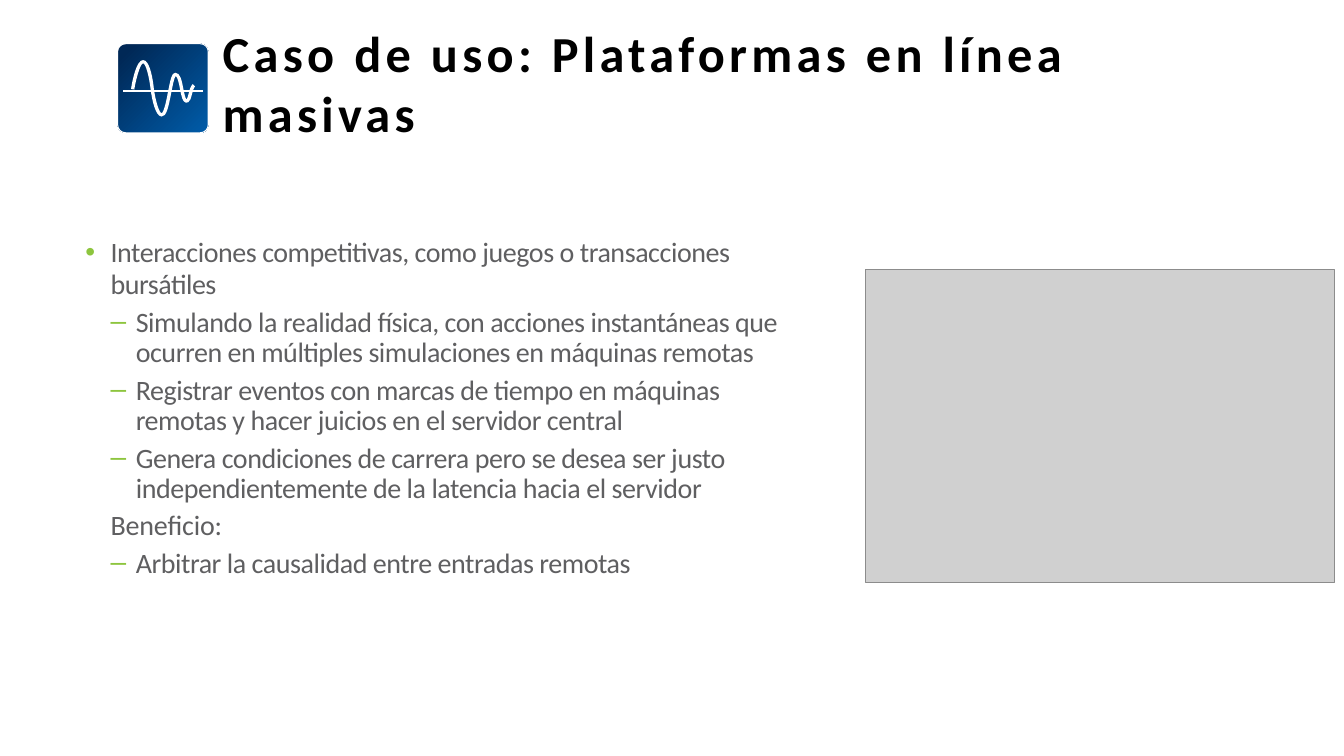
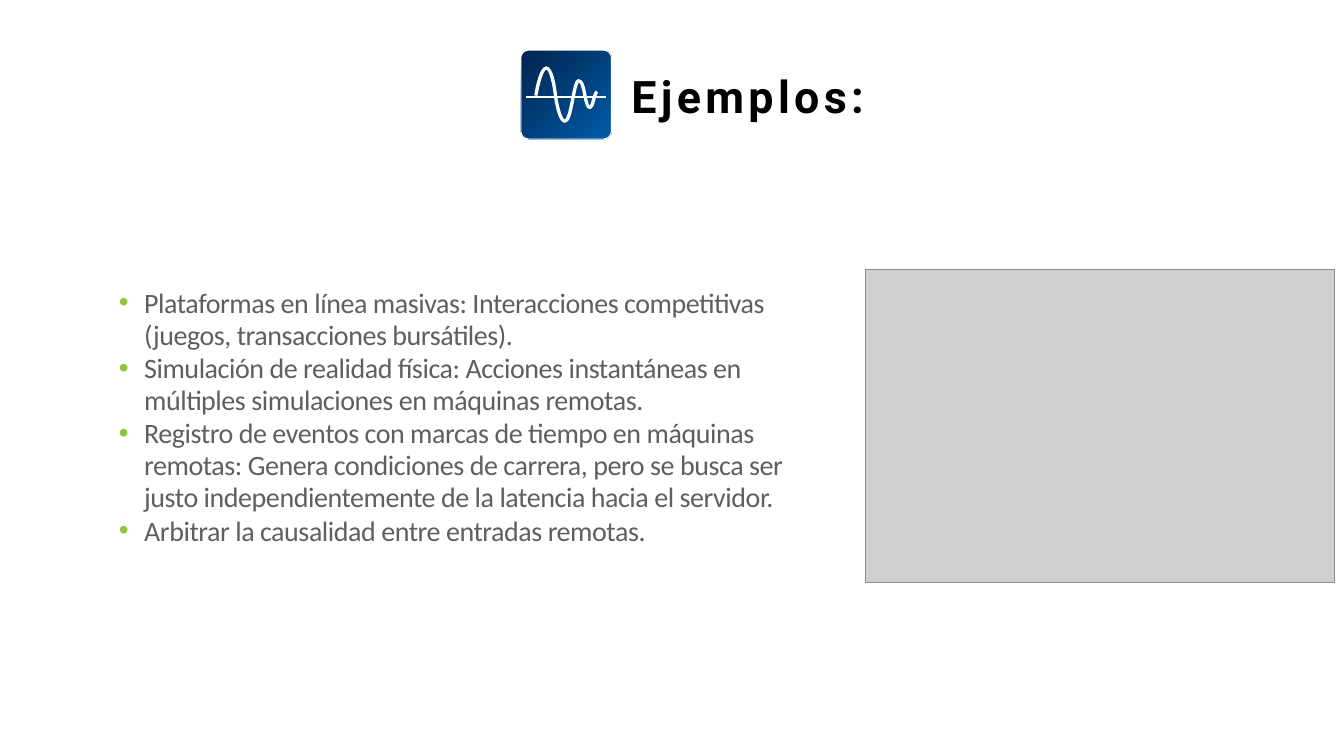
Before and after one commit to SiwaNetwork/QUANTUM, a slide deck: slide 3 of Time-Card/ДОКУМЕНТЫ/МАТЕРИАЛ СТАТЬИ/Синхронизация кейсы на испанском.pptx. Drawn at 1344x756 pixels with LibreOffice and Linux fonts; fonts in the diff are those of the drawing; grey boxes stand for pictures. Boxes give left, top, right and bottom in pixels: in the first picture for what was removed or moved away, otherwise in the second. Text is boxed around its words. In the diff, an @@ line names an element or a change of style, - is before the commit and + after.

```diff
--- a/Time-Card/ДОКУМЕНТЫ/МАТЕРИАЛ СТАТЬИ/Синхронизация кейсы на испанском.pptx
+++ b/Time-Card/ДОКУМЕНТЫ/МАТЕРИАЛ СТАТЬИ/Синхронизация кейсы на испанском.pptx
@@ title at [631,79,863,123]: text changed; size 36 to 32 pt; font Calibri to Roboto @@
-Caso de uso: Plataformas en línea masivas
+Ejemplos:
@@ 3 freeform shapes: place and size @@
-3 freeform shapes at [118,43,209,132]
+3 freeform shapes at [521,50,612,139]
@@ text at [144,293,783,541]: text changed @@
-  • Interacciones competitivas, como juegos o transacciones bursátiles
-  – Simulando la realidad física, con acciones instantáneas que ocurren en múltiples simulaciones en máquinas remotas
-  – Registrar eventos con marcas de tiempo en máquinas remotas y hacer juicios en el servidor central
-  – Genera condiciones de carrera pero se desea ser justo independientemente de la latencia hacia el servidor
-  Beneficio:
-  – Arbitrar la causalidad entre entradas remotas
+  • Plataformas en línea masivas: Interacciones competitivas (juegos, transacciones bursátiles).
+  • Simulación de realidad física: Acciones instantáneas en múltiples simulaciones en máquinas remotas.
+  • Registro de eventos con marcas de tiempo en máquinas remotas: Genera condiciones de carrera, pero se busca ser justo independientemente de la latencia hacia el servidor.
+  • Arbitrar la causalidad entre entradas remotas.
```
Also in this commit, not shown: 24 other slides changed, 10 slides added, 12 slides removed.
